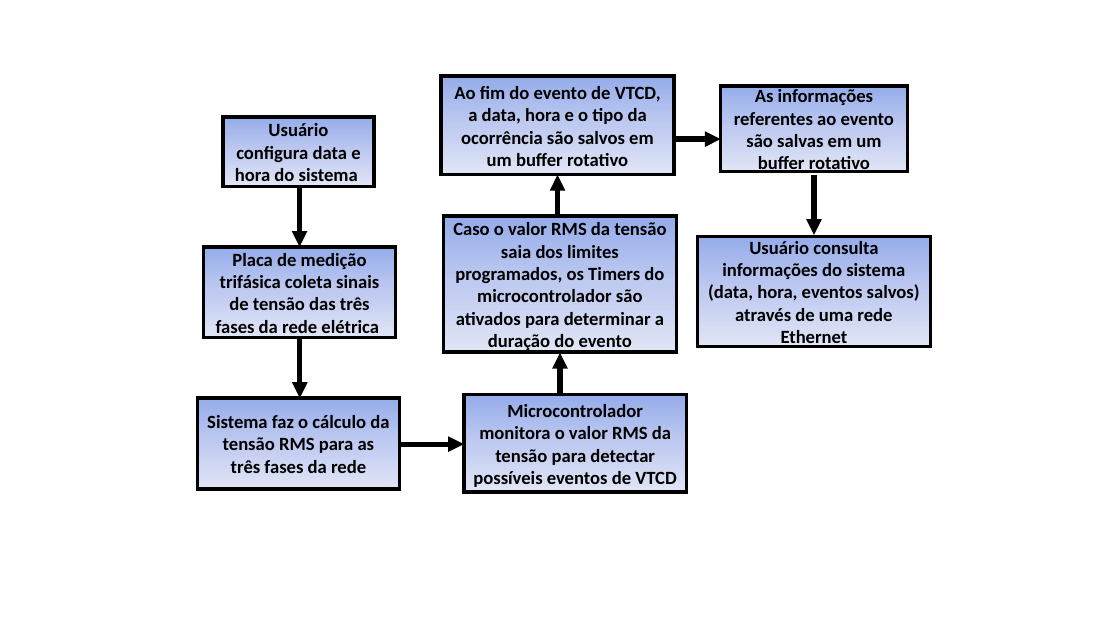
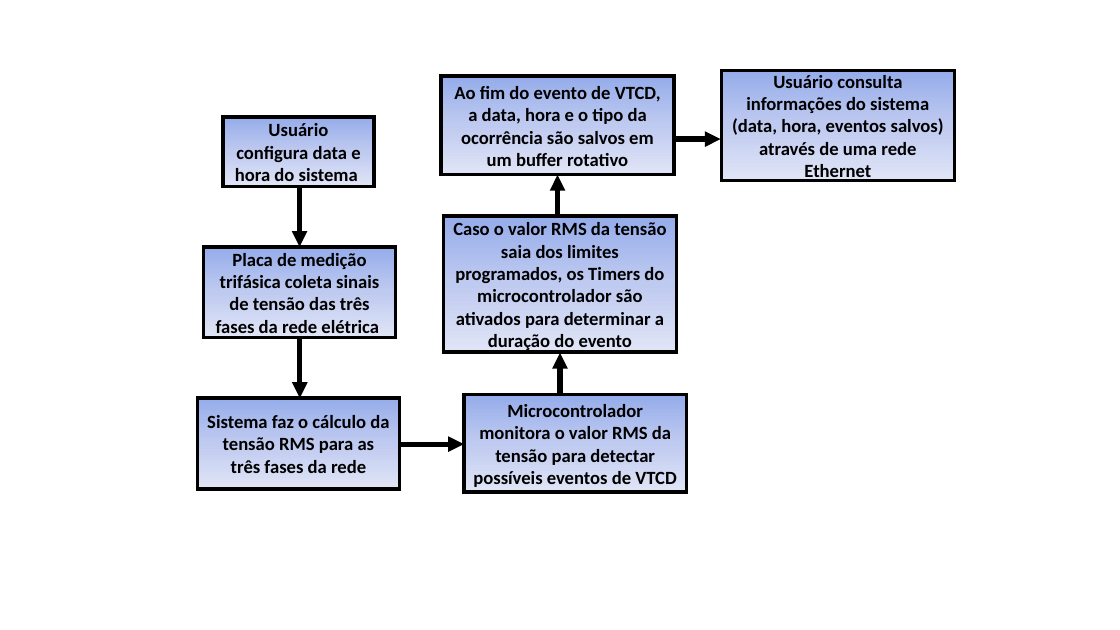
Before and after one commit to GrazianoGabriel/TCC---Trabalho-Final, a slide deck: slide 6 of Figuras/Presentation1.pptx. Drawn at 1120x630 pixels with LibreOffice and Linux fonts; fonts in the diff are those of the drawing. Boxes give left, top, right and bottom in pixels: in the first picture for what was removed or moved away, otherwise in the second. Text is boxed around its words. In the diff, an @@ line names an element or a change of style, - is before the commit and + after.

```diff
--- a/Figuras/Presentation1.pptx
+++ b/Figuras/Presentation1.pptx
@@ rectangle removed at (x1=721, y1=86, x2=907, y2=171) @@
-As informações referentes ao evento são salvas em um buffer rotativo
@@ rectangle "Usuário consulta informações do sistema ..." moved from (x1=697, y1=237, x2=931, y2=347) to (x1=722, y1=71, x2=955, y2=181) @@
@@ arrow removed from (814, 175) to (814, 235) @@
```
Also in this commit, not shown: 36 other files.
